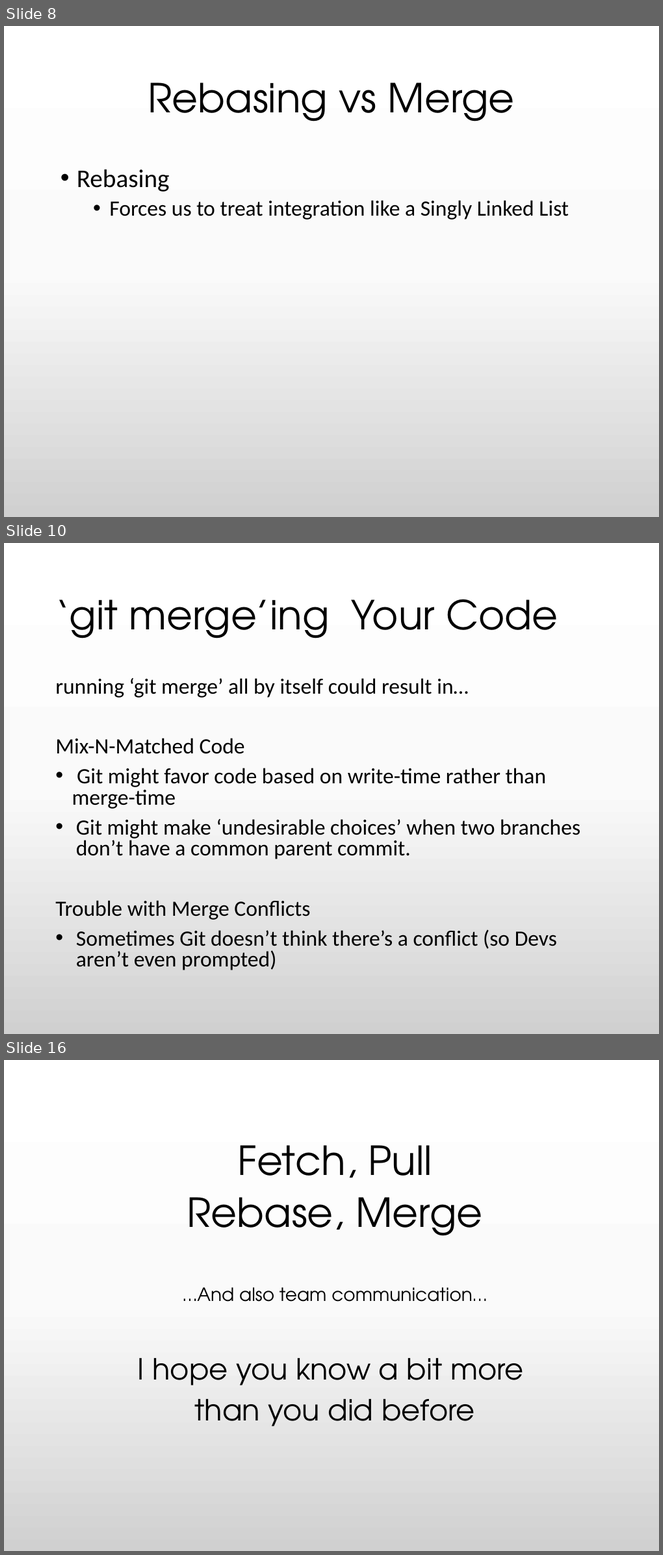
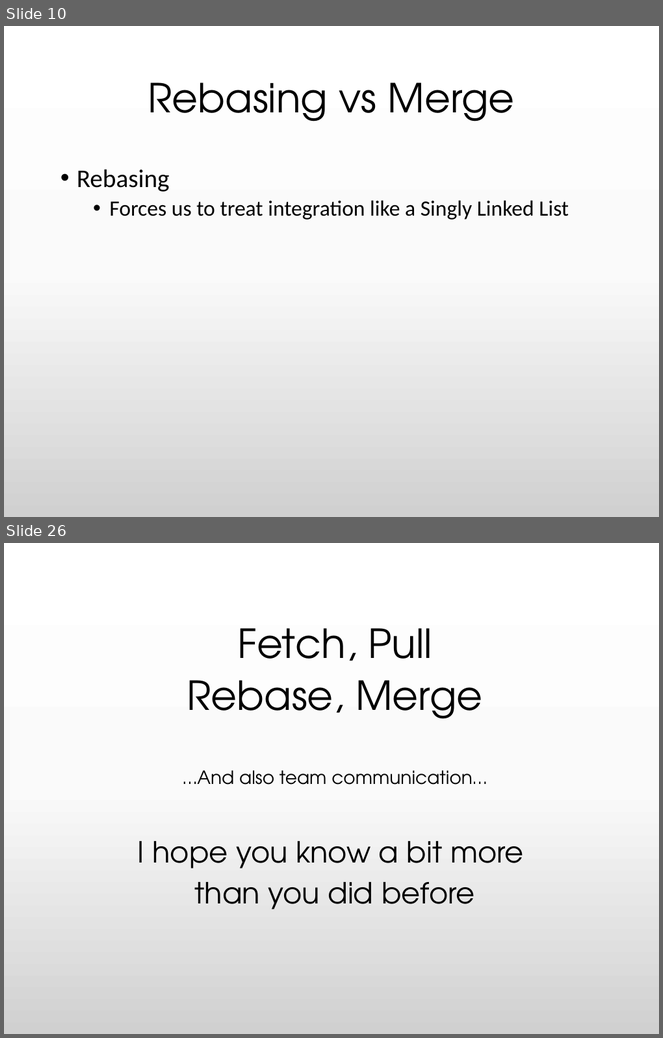
Before and after one commit to BLaurenB/rebase-merge-fetch-pull, a slide deck: Git--5minForRailsConf.pptx. Shown one above the other, each under a label of ours: slides 8, 10 and 16 before the commit, slides 10 and 26 after it; the slides between them are not shown. The pictures are 663x1555 and 663x1038 pixels, drawn with LibreOffice and Linux fonts; fonts in the diff are those of the drawing. Boxes give left, top, right and bottom in pixels: in the first picture for what was removed or moved away, otherwise in the second. Text is boxed around its words. In the diff, an @@ line names an element or a change of style, - is before the commit and + after.

```diff
--- a/Git--5minForRailsConf.pptx
+++ b/Git--5minForRailsConf.pptx
@@ slide 10 removed at [4,543,659,1034], background gradient #FFFFFF to #FBFBFB to #D1D1D1 @@
@@ title removed at [55,599,558,639] @@
-‘git merge’ing Your Code
@@ text removed at [55,678,581,971] @@
-running ‘git merge’ all by itself could result in…
-Mix-N-Matched Code
-• Git might favor code based on write-time rather than merge-time
-• Git might make ‘undesirable choices’ when two branches don’t have a common parent commit.
-Trouble with Merge Conflicts
-• Sometimes Git doesn’t think there’s a conflict (so Devs aren’t even prompted)
@@ what was slide 8 is now slide 10 @@
@@ what was slide 16 is now slide 26 @@
```
Also in this commit, not shown: 3 slides changed, 16 slides added, 4 other slides removed, 1 other file.
